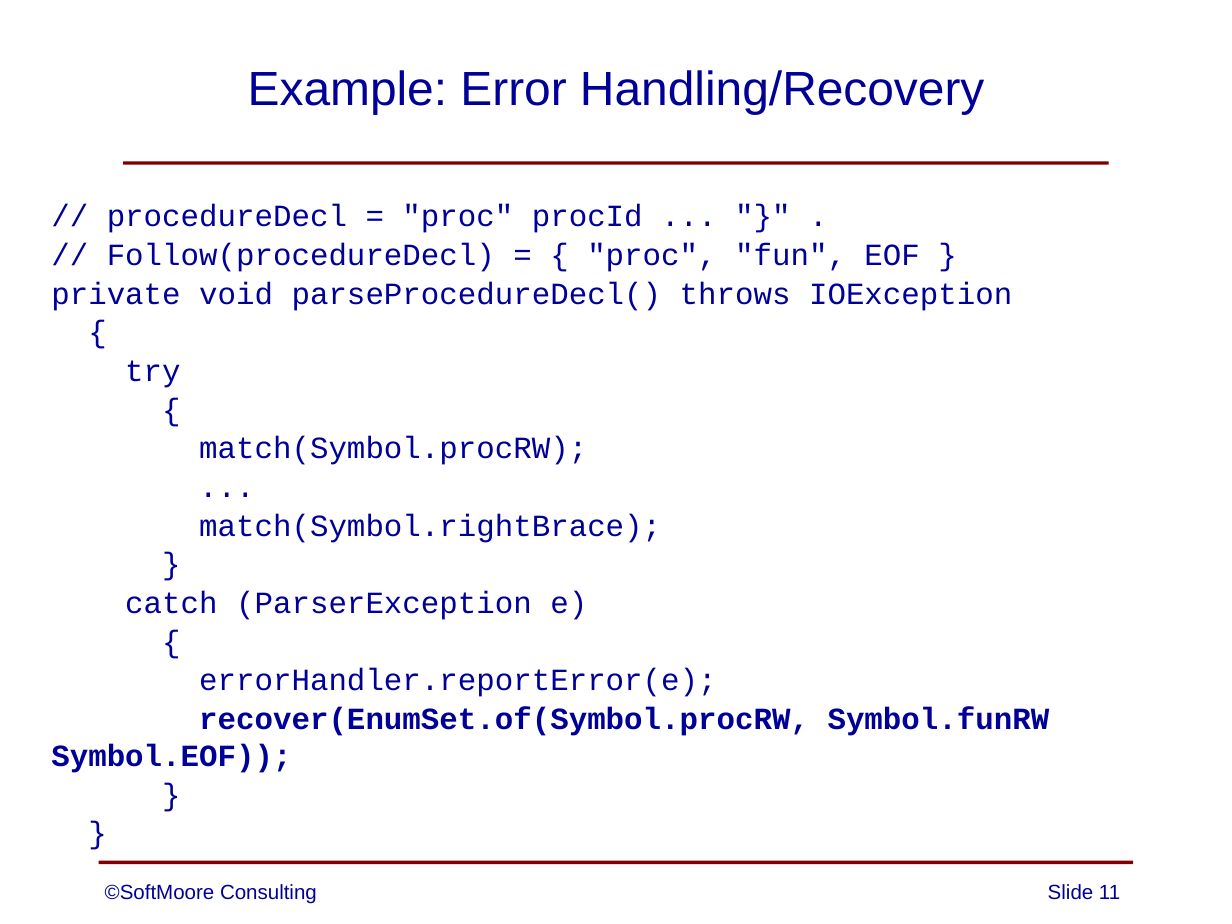
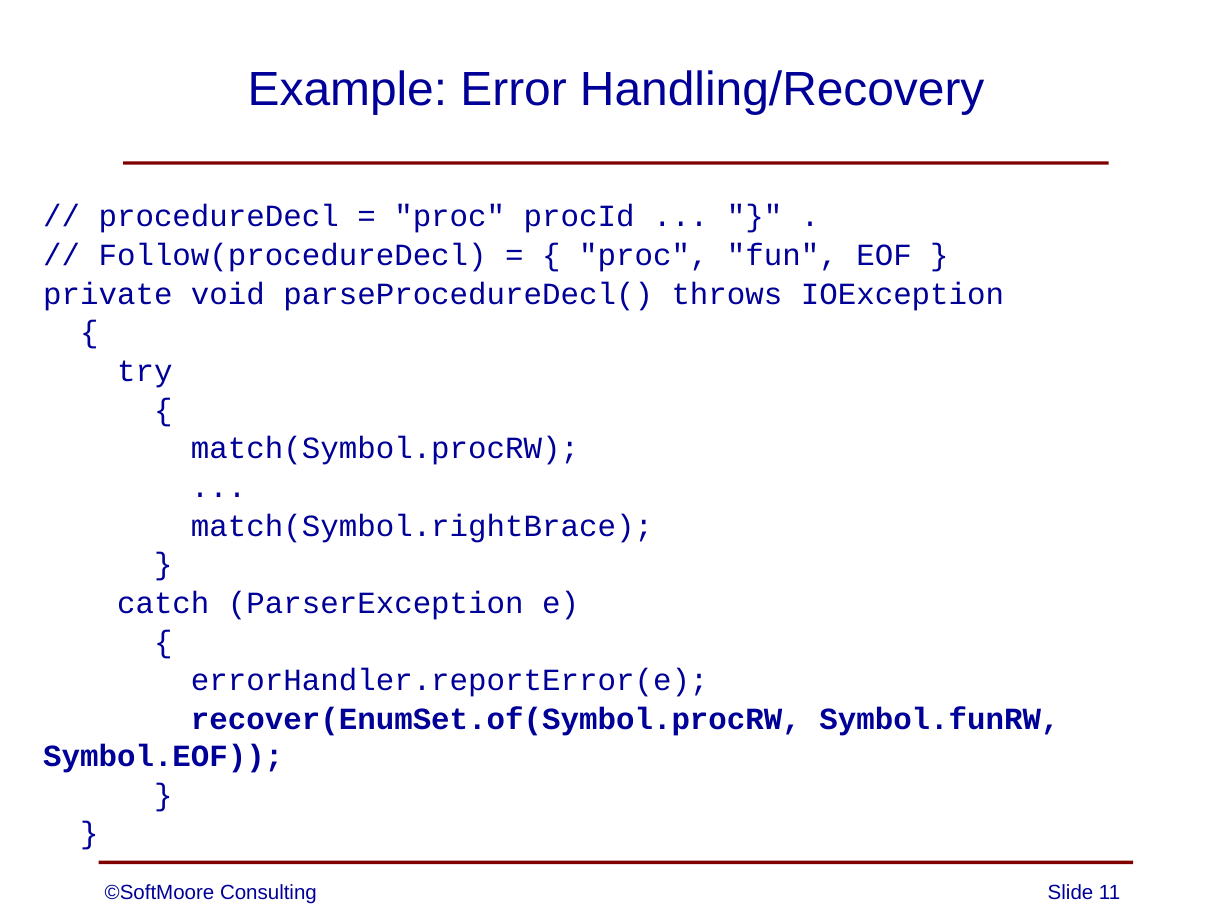
Before and after one commit to SoftMoore/CPRL-Java-4th, a slide deck: slide 11 of PowerPoints/07 - Error Handling.pptx. Drawn at 1232x924 pixels with LibreOffice and Linux fonts; fonts in the diff are those of the drawing. Boxes give left, top, right and bottom in pixels: in the first picture for what was removed or moved away, otherwise in the second. Text is boxed around its words. In the diff, an @@ line names an element or a change of style, - is before the commit and + after.

Commit message:
correction to one PowerPoint slide

```diff
--- a/PowerPoints/07 - Error Handling.pptx
+++ b/PowerPoints/07 - Error Handling.pptx
@@ text "// procedureDecl = "proc" procId ...": place and size @@
-text "// procedureDecl = "proc" procId ..." at <box>51,204,1050,773</box>
+text "// procedureDecl = "proc" procId ..." at <box>43,204,1059,773</box>
@@ text at <box>43,707,1059,773</box>: text changed @@
-recover(EnumSet.of(Symbol.procRW, Symbol.funRW Symbol.EOF));
+recover(EnumSet.of(Symbol.procRW, Symbol.funRW, Symbol.EOF));
```
